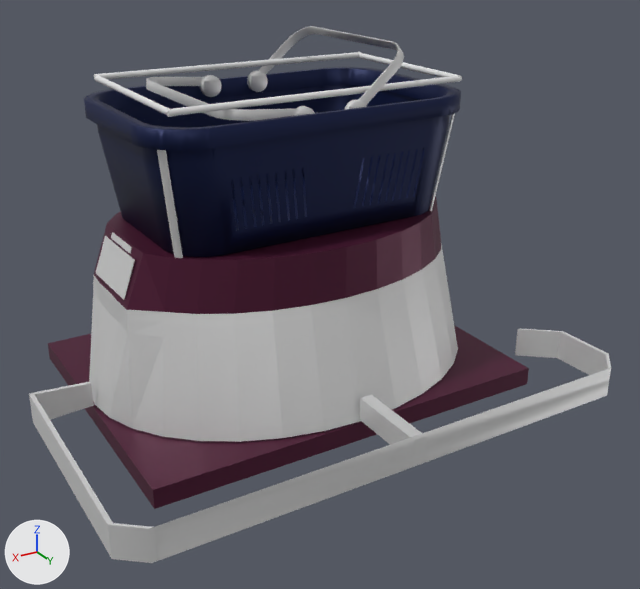
The COLLADA model BasketBotModel.dae, before and after one commit.
Camera for both pictures: a camera (50 mm lens) standing at (1.067, 1.996, 1.21) and looking at (-0.009, 0.202, 0.313). Every picture has the same lights, and +X, +Y and +Z are marked at lower left. Where no turn or scale is listed for an object, it has been applied to the vertices.

Names of what the first picture shows: 'Basket', 'BasketHolder_Front_Left', 'Body', 'Bumper', 'Horizontal_Front', 'Horizontal_Left', 'Horizontal_Rear', 'Horizontal_Right', 'InfoScreen', 'ScreenBody', 'WheelBase'.
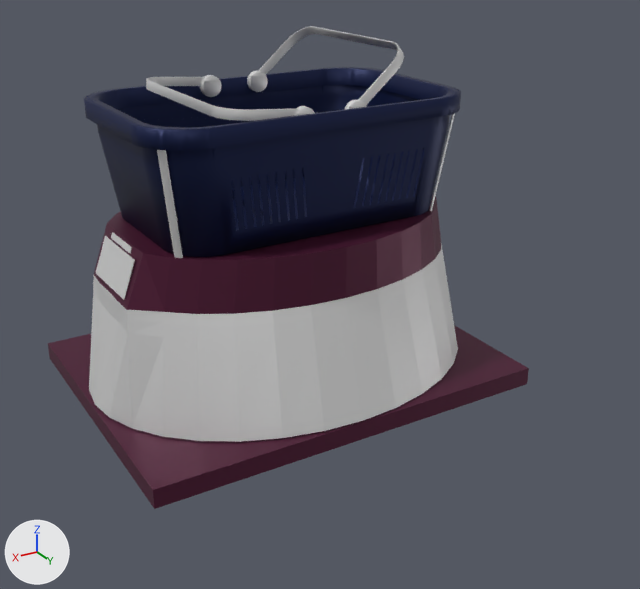
The edits, one by one:
Object 'Bumper' (ob_bumper) is deleted.
Object 'Horizontal_Right' (ob_horizontal_right) is deleted.
Object 'Horizontal_Left' (ob_horizontal_left) is deleted.
Object 'Horizontal_Front' (ob_horizontal_front) is deleted.
Object 'Horizontal_Rear' (ob_horizontal_rear) is deleted.

Where the change shows, as pixel boxes [x1, y1, x2, y2] in the pictures (640 x 589 px):
'Bumper', deleted: before [29, 328, 611, 563]
'Horizontal_Right', deleted: before [167, 76, 461, 117]
'Horizontal_Left', deleted: before [94, 52, 361, 79]
'Horizontal_Rear', deleted: before [94, 75, 172, 117]
'Horizontal_Front', deleted: before [359, 53, 462, 82]
